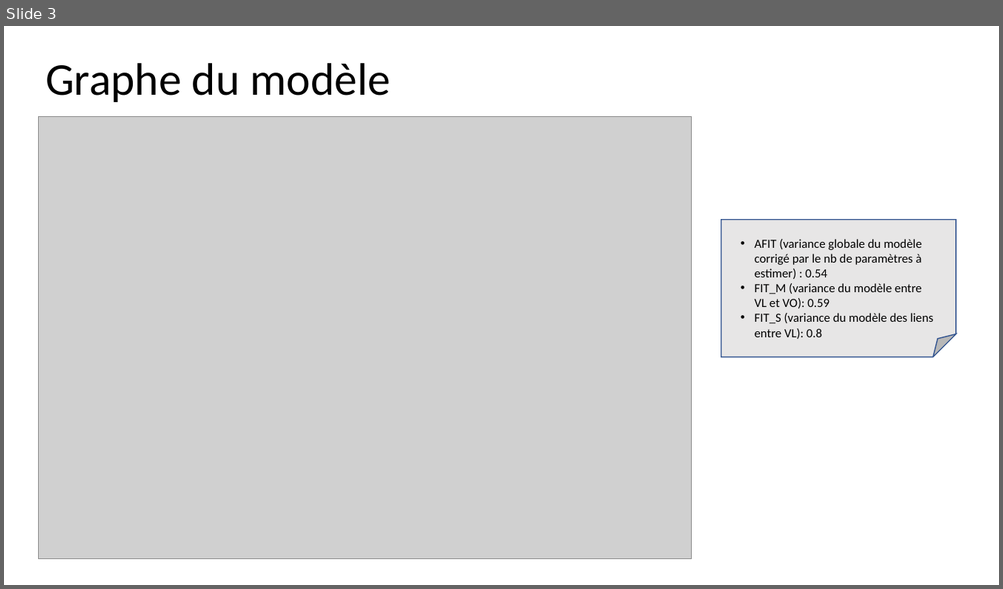
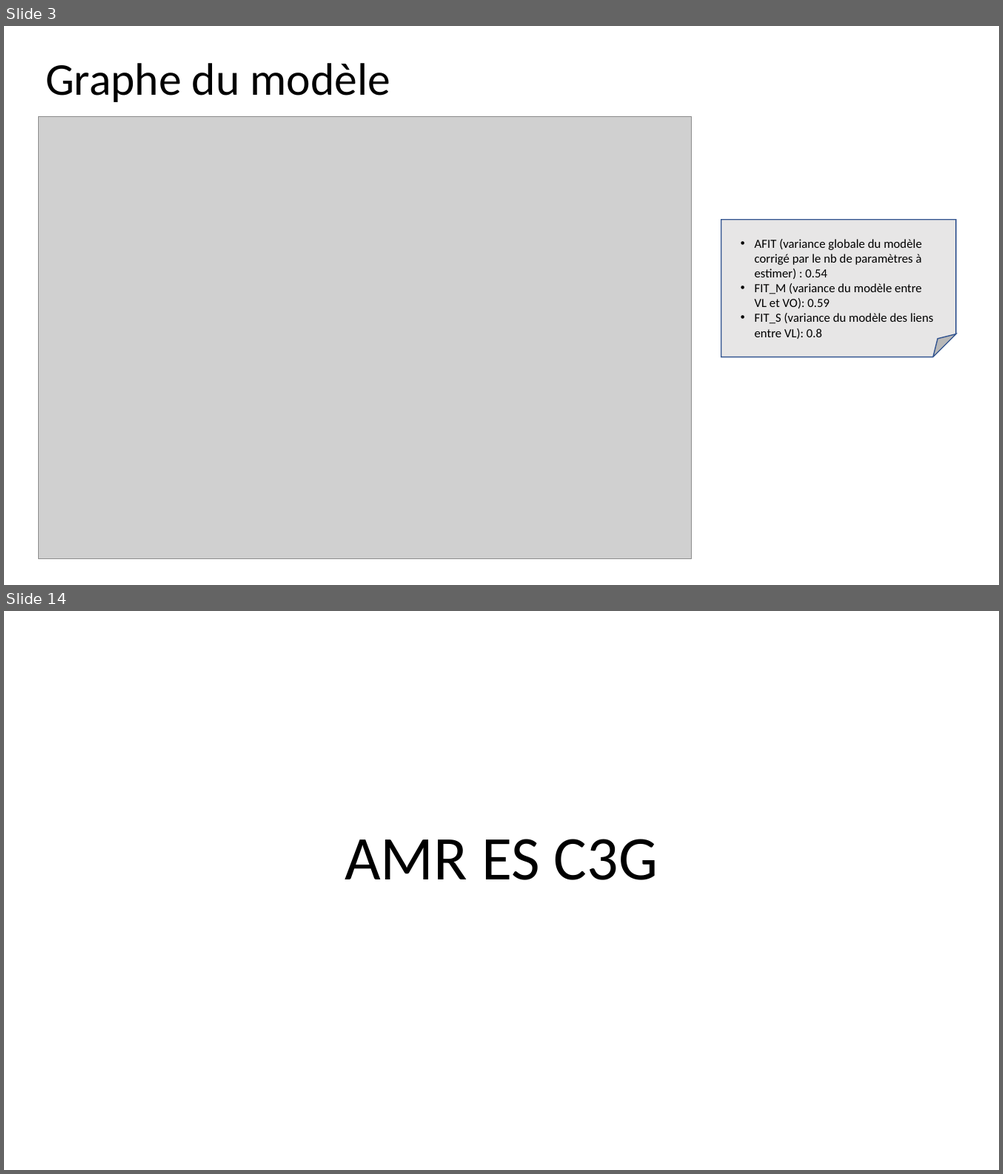
Before and after one commit to GMarTT/functional_study, a slide deck: présentation powerpoint/Présentation des résultats Claire.pptx. Shown one above the other, each under a label of ours: slide 3 before the commit, slides 3 and 14 after it; the slides between them are not shown. The pictures are 1003x589 and 1003x1174 pixels, drawn with LibreOffice and Linux fonts; fonts in the diff are those of the drawing; grey boxes stand for pictures. Boxes give left, top, right and bottom in pixels: in the first picture for what was removed or moved away, otherwise in the second. Text is boxed around its words. In the diff, an @@ line names an element or a change of style, - is before the commit and + after.

```diff
--- a/présentation powerpoint/Présentation des résultats Claire.pptx
+++ b/présentation powerpoint/Présentation des résultats Claire.pptx
@@ slide 14 added at (x1=4, y1=611, x2=999, y2=1170), background #FFFFFF @@
@@ title added at (x1=344, y1=839, x2=657, y2=880), 60 pt, text #000000 @@
+AMR ES C3G
```
Also in this commit, not shown: 15 other slides added, 1 slide removed, 1 other file.
